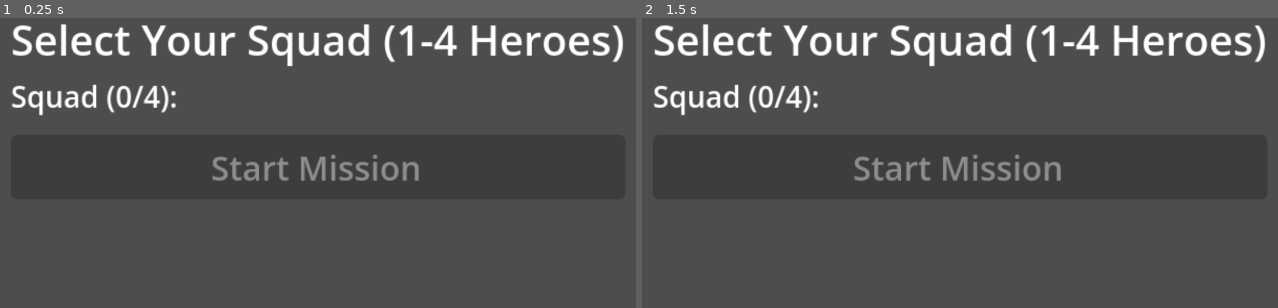
Above: before the commit, frames 1-2 (left to right).
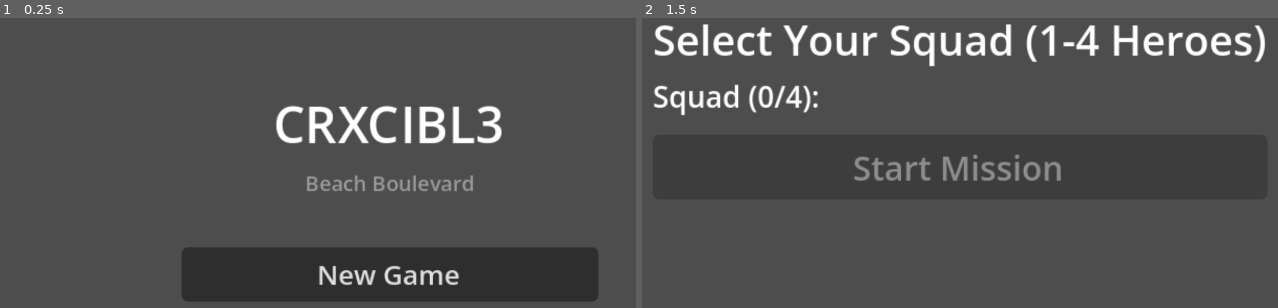
Above: after the commit, the same moments.

Repository: zowskyy/crxcibl3
Game: Godot game, scene res://scenes/MainMenu.tscn
Two runs of this game, one before a commit and one after it. Both use one fixed random seed, a clock stepped at 60 frames per second and the inputs below. Before the commit the project starts from res://scenes/HeroSelectionUI.tscn.
Inputs (mouse positions are in pixels of both pictures, inside the frame that each line leads up to):
- Up to frame 1 (0.25 s): no input
- Up to frame 2 (1.5 s): click (1029, 273) at 0.5 s, where only the run after the commit has a clickable "New Game"; click "Big Body" at 1.25 s

The runs differ from the first frame. In frame 1, 21% of the frame differs, in the area x 1-98%, y 2-98%; in frame 2, nothing differs.
Error before the commit: Parse Error: Identifier "AnimationLoader" not declared in the current scope. (res://scenes/Player.gd:71)

Commit message:
fix CI: AnimationLoader called via ANIM_LOADER constant (not bare global name)
AnimationLoader is a preloaded scene script, not an autoload — bare name
references like AnimationLoader.build_frames() are undefined at parse time.
Changed all three call sites (Player.gd, Enemy.gd, BossBlackwood.gd) to use
the ANIM_LOADER preload constant already declared in each file.
Also typed return value as SpriteFrames to eliminate Variant inference warnings.

Also commit pending untracked changes from slice 3.5-3.7:
- RelationshipSystem.gd autoload + project.godot registration
- MainMenu.tscn / MainMenu.gd (new main entry point with Continue/New Game/Recap)
- EpilogueScene.tscn / EpilogueScene.gd (ending screen after EmperorScene)
- EmperorScene.gd: route to EpilogueScene instead of TestRoom after reckoning

Diff:
--- /dev/null
+++ b/godot/autoload/RelationshipSystem.gd
@@ -0,0 +1,122 @@
+extends Node
+## RelationshipSystem — Autoload singleton (Slice 3.6)
+##
+## Wires GameState's pairwise relationships (-10..+10) into real gameplay effects.
+## Two categories:
+##   1. Synergy bonuses — active when two heroes with relationship ≥ 5 are in the same
+##      squad. Applied per-frame via get_active_bonuses() queried by Player.gd.
+##   2. Event triggers — modify relationships when crew events happen (boss killed,
+##      friendly fire, crew downed, quest completed). Feeds into Morale via
+##      Morale.on_relationship_changed() which already scales ±20 per ±10 delta.
+##
+## Lore pairings (from KNOWLEDGE_BASE.md relationship web):
+##   enforcer_big_body  ↔ enforcer_ghost      (oldest + operator)
+##   enforcer_ghost     ↔ street_rat_slink     (operator + scout, blood relation)
+##   wheelman_slick     ↔ wheelman_grinder     (driver + mechanic, best duo)
+##   hacker_byte        ↔ hacker_hacktivist    (coder + activist, shared politics)
+
+signal relationship_changed(hero_a: String, hero_b: String, new_value: int)
+
+# Known synergy pairs — [hero_a, hero_b, description, speed_mult_bonus, damage_bonus]
+const SYNERGY_PAIRS := [
+	["enforcer_big_body",  "enforcer_ghost",    "big_body_ghost",    0.0,  3],
+	["enforcer_ghost",     "street_rat_slink",  "ghost_slink",       0.05, 0],
+	["wheelman_slick",     "wheelman_grinder",  "slick_grinder",     0.0,  0],
+	["hacker_byte",        "hacker_hacktivist", "byte_hacktivist",   0.0,  5],
+]
+
+# Minimum relationship to activate a synergy
+const SYNERGY_THRESHOLD := 5
+
+
+func _ready() -> void:
+	# Seed lore-canon starting relationships if not already set
+	# These are warm defaults — the crew trusts each other going in.
+	_seed_if_unset("enforcer_big_body",  "enforcer_ghost",    6)
+	_seed_if_unset("enforcer_ghost",     "street_rat_slink",  7)
+	_seed_if_unset("wheelman_slick",     "wheelman_grinder",  5)
+	_seed_if_unset("hacker_byte",        "hacker_hacktivist", 4)
+
+
+func _seed_if_unset(a: String, b: String, value: int) -> void:
+	var key := GameState.relationship_key(a, b)
+	if not GameState.relationships.has(key):
+		GameState.relationships[key] = value
+
+
+## Returns the combined damage bonus for a given hero based on active synergies
+## with other squad members. Called by Player.gd when computing bullet damage.
+func get_damage_bonus(hero_name: String) -> int:
+	var bonus := 0
+	for pair in SYNERGY_PAIRS:
+		if pair[4] <= 0:
+			continue
+		var other := ""
+		if pair[0] == hero_name:
+			other = pair[1]
+		elif pair[1] == hero_name:
+			other = pair[0]
+		else:
+			continue
+		if GameState.squad.has(other):
+			if GameState.get_relationship(hero_name, other) >= SYNERGY_THRESHOLD:
+				bonus += pair[4]
+	return bonus
+
+
+## Returns the combined speed multiplier bonus for a given hero based on active synergies.
+## Additive on top of the base 1.0 multiplier (e.g. 0.05 → 1.05× speed).
+func get_speed_bonus(hero_name: String) -> float:
+	var bonus := 0.0
+	for pair in SYNERGY_PAIRS:
+		if pair[3] <= 0.0:
+			continue
+		var other := ""
+		if pair[0] == hero_name:
+			other = pair[1]
+		elif pair[1] == hero_name:
+			other = pair[0]
+		else:
+			continue
+		if GameState.squad.has(other):
+			if GameState.get_relationship(hero_name, other) >= SYNERGY_THRESHOLD:
+				bonus += pair[3]
+	return bonus
+
+
+## Call when any hero in the squad kills an enemy — small trust boost between
+## crew members who fought together.
+func on_kill_together(killer: String) -> void:
+	for other in GameState.squad:
+		if other == killer:
+			continue
+		_modify(killer, other, 1)
+
+
+## Call when a boss is defeated — larger boost; shared victory.
+func on_boss_defeated_together() -> void:
+	var squad := GameState.squad
+	for i in range(squad.size()):
+		for j in range(i + 1, squad.size()):
+			_modify(squad[i], squad[j], 2)
+
+
+## Call when a hero is downed — crew feels the loss; small bond boost.
+func on_hero_downed(hero_name: String) -> void:
+	for other in GameState.squad:
+		if other == hero_name:
+			continue
+		_modify(hero_name, other, 1)
+
+
+func _modify(a: String, b: String, delta: int) -> void:
+	if a.is_empty() or b.is_empty():
+		return
+	GameState.modify_relationship(a, b, delta)
+	var new_val := GameState.get_relationship(a, b)
+	relationship_changed.emit(a, b, new_val)
+	Morale.on_relationship_changed(delta)
+
+
+func reset() -> void:
+	pass  # Relationship values live in GameState.relationships — reset_for_new_game clears them.
--- a/godot/project.godot
+++ b/godot/project.godot
@@ -15,7 +15,7 @@
 [application]
 
 config/name="CRXCIBL3"
-run/main_scene="res://scenes/HeroSelectionUI.tscn"
+run/main_scene="res://scenes/MainMenu.tscn"
 config/features=PackedStringArray("4.7", "Mobile")
 config/icon="res://icon.svg"
 
@@ -41,6 +41,7 @@
 Bosses="*res://autoload/Bosses.gd"
 Emperor="*res://autoload/Emperor.gd"
 Epilogue="*res://autoload/Epilogue.gd"
+RelationshipSystem="*res://autoload/RelationshipSystem.gd"
 
 [display]
 
--- a/godot/scenes/BossBlackwood.gd
+++ b/godot/scenes/BossBlackwood.gd
@@ -36,6 +36,7 @@
 
 const ENEMY_SCRIPT      := preload("res://scenes/Enemy.gd")
 const PROJECTILE_SCRIPT := preload("res://scenes/BossProjectile.gd")
+const ANIM_LOADER       := preload("res://scenes/AnimationLoader.gd")
 
 enum Phase { SURPRISED, FIGHT, FLEE, DONE }
 
@@ -75,7 +76,7 @@
 	add_child(_anim)
 
 	var sprite_dir := "res://assets/sprites/bosses/blackwood/"
-	var sf := AnimationLoader.build_frames(AnimationLoader.boss_anims(sprite_dir))
+	var sf: SpriteFrames = ANIM_LOADER.build_frames(ANIM_LOADER.boss_anims(sprite_dir))
 	if sf == null:
 		_anim.visible = false
 		return
--- a/godot/scenes/EmperorScene.gd
+++ b/godot/scenes/EmperorScene.gd
@@ -158,13 +158,12 @@
 	Epilogue.start_epilogue()        # determines ending type from current state
 
 	# CutsceneDirector sequences the closing beat:
-	#   Emperor fades → pause → save → scene change.
-	# First real in-game use of both CutsceneDirector and SaveSystem.save_game().
+	#   Emperor fades → 1s silence → save → Epilogue scene.
 	var pb := PatternBuilder.new()
 	pb.add_interpolate_value(emperor, "modulate:a", 1.0, 0.0, 2.0) \
 	  .add_wait(1.0) \
 	  .add_call_method(SaveSystem, "save_game", []) \
 	  .add_call_method(get_tree(), "change_scene_to_file",
-	                   ["res://scenes/TestRoom.tscn"]) \
+	                   ["res://scenes/EpilogueScene.tscn"]) \
 	  .done()
 	CutsceneDirector.start(pb.build())
--- a/godot/scenes/Enemy.gd
+++ b/godot/scenes/Enemy.gd
@@ -47,6 +47,8 @@
 	material = _dissolve_mat
 
 
+const ANIM_LOADER := preload("res://scenes/AnimationLoader.gd")
+
 func _setup_animation() -> void:
 	_anim = AnimatedSprite2D.new()
 	_anim.name = "Anim"
@@ -54,7 +56,7 @@
 	add_child(_anim)
 
 	var sprite_dir := "res://assets/sprites/enemies/grunt/"
-	var sf := AnimationLoader.build_frames(AnimationLoader.enemy_anims(sprite_dir))
+	var sf: SpriteFrames = ANIM_LOADER.build_frames(ANIM_LOADER.enemy_anims(sprite_dir))
 	if sf == null:
 		_anim.visible = false
 		return
--- /dev/null
+++ b/godot/scenes/EpilogueScene.gd
@@ -0,0 +1,47 @@
+extends Node2D
+## EpilogueScene — Slice 3.7. Ending screen reached after EmperorScene.
+##
+## Displays the ending type (determined by Epilogue.start_epilogue() called in EmperorScene),
+## the run summary, and a "Play Again" button that resets and returns to the main menu.
+## Epilogue.start_epilogue() must have already been called before this scene loads.
+
+@onready var ending_label:  Label  = $CanvasLayer/EndingLabel
+@onready var summary_label: Label  = $CanvasLayer/SummaryLabel
+@onready var play_again:    Button = $CanvasLayer/PlayAgainButton
+
+const TITLE_COLOR := Color(1.0, 0.4, 0.0)  # Heat orange — same as the rest of the HUD
+
+
+func _ready() -> void:
+	ending_label.text = Epilogue.get_ending_text()
+	summary_label.text = _format_summary(Epilogue.get_summary())
+	play_again.pressed.connect(_on_play_again)
+
+
+func _on_play_again() -> void:
+	GameState.reset_for_new_game()
+	get_tree().change_scene_to_file("res://scenes/MainMenu.tscn")
+
+
+func _format_summary(s: Dictionary) -> String:
+	var lines: Array = []
+	lines.append("— Run Summary —")
+	lines.append("")
+	lines.append("Bosses defeated:  %d / 7" % s.get("bosses_defeated", 0))
+	lines.append("Crew lost:        %d" % s.get("crew_lost", 0))
+	lines.append("Final heat:       %.0f" % s.get("heat_final", 0.0))
+	lines.append("Final morale:     %d" % s.get("morale_final", 0))
+
+	var forgiven = s.get("emperor_forgiven", null)
+	if forgiven == true:
+		lines.append("Emperor:          Forgiven")
+	elif forgiven == false:
+		lines.append("Emperor:          Turned away")
+	else:
+		lines.append("Emperor:          —")
+
+	var top := s.get("top_contributor", "")
+	if top != "":
+		lines.append("Most Runes:       %s" % top)
+
+	return "\n".join(lines)
--- /dev/null
+++ b/godot/scenes/EpilogueScene.tscn
@@ -0,0 +1,43 @@
+[gd_scene load_steps=2 format=3]
+
+[ext_resource type="Script" path="res://scenes/EpilogueScene.gd" id="1"]
+
+[node name="EpilogueScene" type="Node2D"]
+script=ExtResource("1")
+
+[node name="Background" type="ColorRect" parent="."]
+color=Color(0.04, 0.04, 0.04, 1)
+anchor_right=1.0
+anchor_bottom=1.0
+
+[node name="CanvasLayer" type="CanvasLayer" parent="."]
+
+[node name="EndingLabel" type="Label" parent="CanvasLayer"]
+offset_left=16.0
+offset_top=20.0
+offset_right=368.0
+offset_bottom=80.0
+theme_override_font_sizes/font_size=13
+autowrap_mode=2
+text="..."
+
+[node name="SummaryLabel" type="Label" parent="CanvasLayer"]
+offset_left=16.0
+offset_top=90.0
+offset_right=368.0
+offset_bottom=180.0
+theme_override_font_sizes/font_size=10
+autowrap_mode=2
+text=""
+
+[node name="PlayAgainButton" type="Button" parent="CanvasLayer"]
+anchor_left=0.5
+anchor_top=0.85
+anchor_right=0.5
+anchor_bottom=0.85
+offset_left=-80.0
+offset_top=-12.0
+offset_right=80.0
+offset_bottom=10.0
+theme_override_font_sizes/font_size=12
+text="Play Again"
--- /dev/null
+++ b/godot/scenes/MainMenu.gd
@@ -0,0 +1,50 @@
+extends Control
+## MainMenu — Slice 3.5. Entry point before HeroSelectionUI.
+##
+## Three states:
+##   No save file  — only New Game shown.
+##   Save exists   — Continue (loads game + shows recap) + New Game both shown.
+##   Recap visible — scrollable "Previously on..." panel before going to HeroSelectionUI.
+##
+## All save/load/reset logic lives in SaveSystem and GameState — this scene only routes.
+
+@onready var title_label:    Label     = $VBox/TitleLabel
+@onready var recap_panel:    Control   = $RecapPanel
+@onready var recap_label:    Label     = $RecapPanel/RecapLabel
+@onready var continue_btn:   Button    = $VBox/ContinueButton
+@onready var new_game_btn:   Button    = $VBox/NewGameButton
+@onready var close_recap_btn:Button    = $RecapPanel/CloseButton
+
+const TITLE_TEXT := "CRXCIBL3"
+
+
+func _ready() -> void:
+	recap_panel.visible = false
+	continue_btn.visible = SaveSystem.has_save()
+	continue_btn.pressed.connect(_on_continue)
+	new_game_btn.pressed.connect(_on_new_game)
+	close_recap_btn.pressed.connect(_on_close_recap)
+
+
+func _on_continue() -> void:
+	SaveSystem.load_game()
+	var recap_text := Recap.generate()
+	if recap_text != "":
+		recap_label.text = "PREVIOUSLY ON CRXCIBL3\n\n" + recap_text
+		recap_panel.visible = true
+	else:
+		_go_to_selection()
+
+
+func _on_close_recap() -> void:
+	recap_panel.visible = false
+	_go_to_selection()
+
+
+func _on_new_game() -> void:
+	GameState.reset_for_new_game()
+	_go_to_selection()
+
+
+func _go_to_selection() -> void:
+	get_tree().change_scene_to_file("res://scenes/HeroSelectionUI.tscn")
--- /dev/null
+++ b/godot/scenes/MainMenu.tscn
@@ -0,0 +1,82 @@
+[gd_scene load_steps=2 format=3]
+
+[ext_resource type="Script" path="res://scenes/MainMenu.gd" id="1"]
+
+[node name="MainMenu" type="Control"]
+layout_mode=3
+anchors_preset=15
+anchor_right=1.0
+anchor_bottom=1.0
+script=ExtResource("1")
+
+[node name="VBox" type="VBoxContainer" parent="."]
+layout_mode=1
+anchor_left=0.5
+anchor_top=0.5
+anchor_right=0.5
+anchor_bottom=0.5
+offset_left=-100.0
+offset_top=-60.0
+offset_right=100.0
+offset_bottom=60.0
+
+[node name="TitleLabel" type="Label" parent="VBox"]
+layout_mode=2
+theme_override_font_sizes/font_size=24
+text="CRXCIBL3"
+horizontal_alignment=1
+
+[node name="SubLabel" type="Label" parent="VBox"]
+layout_mode=2
+theme_override_font_sizes/font_size=10
+text="Beach Boulevard"
+horizontal_alignment=1
+modulate=Color(0.6, 0.6, 0.6, 1)
+
+[node name="Spacer" type="Control" parent="VBox"]
+layout_mode=2
+custom_minimum_size=Vector2(0, 16)
+
+[node name="ContinueButton" type="Button" parent="VBox"]
+layout_mode=2
+theme_override_font_sizes/font_size=13
+text="Continue"
+
+[node name="NewGameButton" type="Button" parent="VBox"]
+layout_mode=2
+theme_override_font_sizes/font_size=13
+text="New Game"
+
+[node name="RecapPanel" type="Control" parent="."]
+layout_mode=1
+anchor_left=0.1
+anchor_top=0.08
+anchor_right=0.9
+anchor_bottom=0.92
+visible=false
+
+[node name="Background" type="ColorRect" parent="RecapPanel"]
+layout_mode=1
+anchor_right=1.0
+anchor_bottom=1.0
+color=Color(0.04, 0.04, 0.04, 0.92)
+
+[node name="RecapLabel" type="Label" parent="RecapPanel"]
+layout_mode=1
+anchor_right=1.0
+anchor_bottom=0.82
+offset_left=12.0
+offset_top=12.0
+offset_right=-12.0
+theme_override_font_sizes/font_size=11
+autowrap_mode=2
+text="Previously on CRXCIBL3..."
+
+[node name="CloseButton" type="Button" parent="RecapPanel"]
+layout_mode=1
+anchor_left=0.25
+anchor_top=0.87
+anchor_right=0.75
+anchor_bottom=0.97
+theme_override_font_sizes/font_size=13
+text="Continue →"
--- a/godot/scenes/Player.gd
+++ b/godot/scenes/Player.gd
@@ -55,20 +55,15 @@
 
 
 func _setup_animation() -> void:
-	# Look for a child AnimatedSprite2D named "Anim".
-	# Scenes that embed Player nodes (TestRoom, RooftopScene, EmperorScene) all
-	# have a Sprite2D child "PlayerSprite" for the static hero image — that stays
-	# and stays visible until sheets are loaded, then we hide it.
 	_anim = get_node_or_null("Anim") as AnimatedSprite2D
 	if _anim == null:
-		# Create it at runtime so scene files don't need manual editing.
 		_anim = AnimatedSprite2D.new()
 		_anim.name = "Anim"
 		_anim.position = Vector2(0, -12)
 		add_child(_anim)
 
 	var sprite_dir := "res://assets/sprites/heroes/%s/" % hero_name
-	var sf := AnimationLoader.build_frames(AnimationLoader.player_anims(sprite_dir))
+	var sf: SpriteFrames = ANIM_LOADER.build_frames(ANIM_LOADER.player_anims(sprite_dir))
 	if sf == null:
 		# No sheets — keep static Sprite2D visible, hide AnimatedSprite2D.
 		_anim.visible = false
